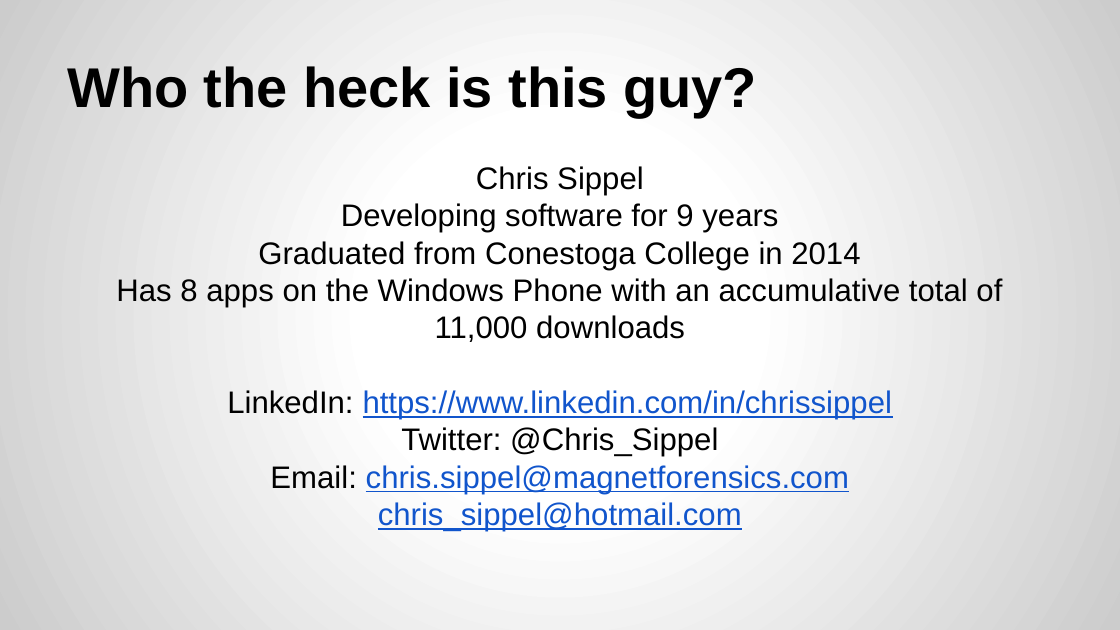
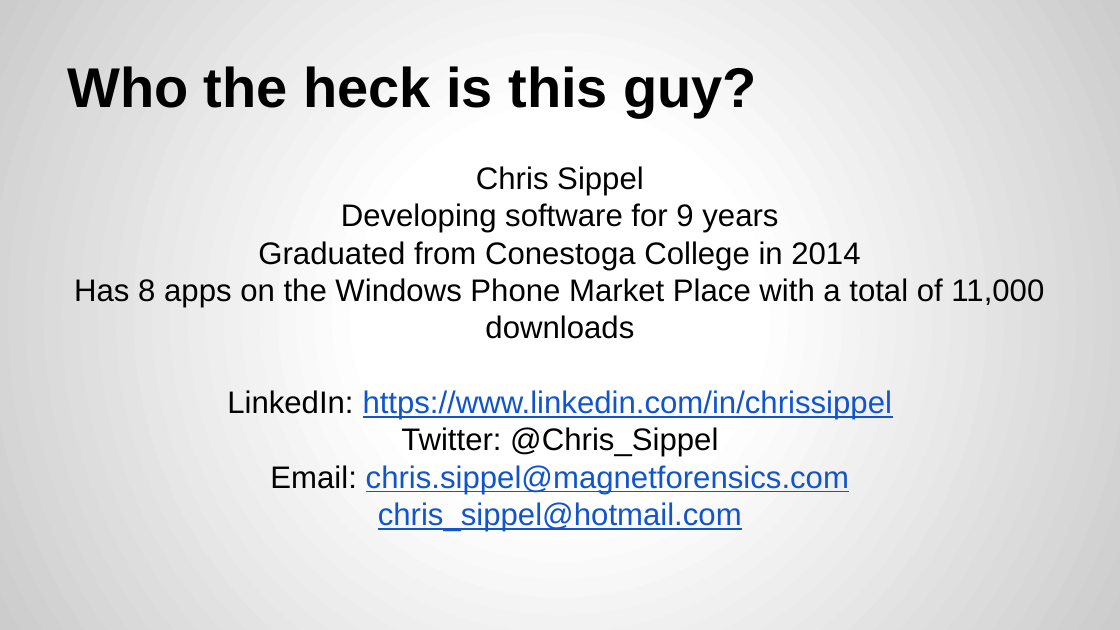
Before and after one commit to CSharpDevConnect/CSharpThreading01, a slide deck: slide 4 of C# Threading.pptx. Drawn at 1120x630 pixels with LibreOffice and Linux fonts; fonts in the diff are those of the drawing. Boxes give left, top, right and bottom in pixels: in the first picture for what was removed or moved away, otherwise in the second. Text is boxed around its words. In the diff, an @@ line names an element or a change of style, - is before the commit and + after.

```diff
--- a/C# Threading.pptx
+++ b/C# Threading.pptx
@@ text at <box>74,278,1044,339</box>: text changed @@
-Has 8 apps on the Windows Phone with an accumulative total of 11,000 downloads
+Has 8 apps on the Windows Phone Market Place with a total of 11,000 downloads
```
Also in this commit, not shown: 6 other slides changed, 7 slides added, 2 slides removed, 2 other files.
